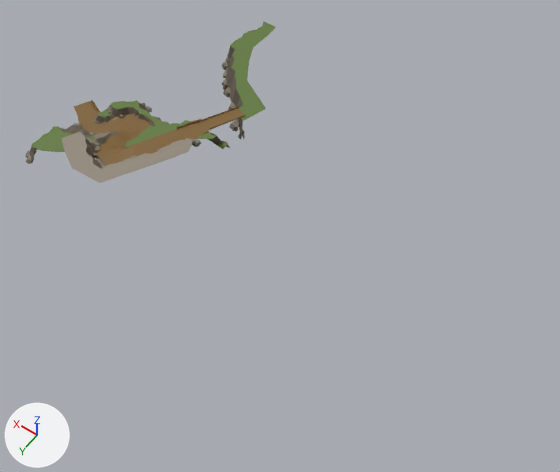
The FBX model Assets/Mountain3.fbx, before and after one commit.
One viewpoint serves both versions: a 50 mm camera at (-405.0, 350.0, 494.0) aimed at (-180.0, 36.0, 0.0). The axes (+X, +Y, +Z) are drawn at lower left. The lights are the same throughout. Where no turn or scale is listed for an object, it has been applied to the vertices.

In view in the first picture: 'Mountain1_', 'Mountain2_', 'Mountain4_', 'Mountain5_', 'Mountain6_', 'TrackA'.
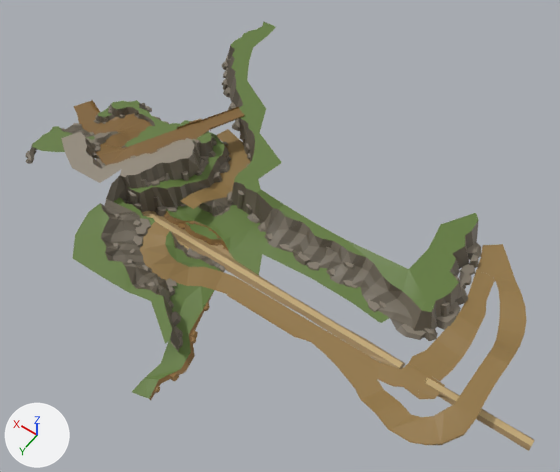
The change, as a list of edits to the scene's bpy script:
```text
Add ob_mountain12:
    ob_mountain12 = bpy.data.objects.new('Mountain12_', me_mesh_014)  # 177 vertices, 203 faces; spans x -16.2..21.4, y -12.1..10.1, z -1.4..8.1; in mat_mountain1_medieval_material (picture img_medieval_texture_png)
    ob_mountain12.location = (-113.1, 39.6, -0.7)
Add ob_mountain8:
    ob_mountain8 = bpy.data.objects.new('Mountain8_', me_mesh_008)  # 190 vertices, 213 faces; spans x -29.2..23.1, y -52.7..58.0, z -14.5..12.2; in mat_mountain1_medieval_material (picture img_medieval_texture_png)
    ob_mountain8.location = (-75.2, 36.8, 8.0)
Add ob_mountain10:
    ob_mountain10 = bpy.data.objects.new('Mountain10_', me_mesh_010)  # 161 vertices, 181 faces; spans x -56.5..-13.9, y -23.7..66.4, z -16.6..6.1; in mat_mountain1_medieval_material (picture img_medieval_texture_png)
    ob_mountain10.location = (-36.1, 33.5, 25.1)
Add ob_grass1:
    ob_grass1 = bpy.data.objects.new('Grass1_', me_mesh_015)  # 398 vertices, 483 faces; spans x -37.4..37.4, y -30.1..16.8, z -4.2..1.3; in mat_mountain1_medieval_material (picture img_medieval_texture_png)
    ob_grass1.location = (-119.9, 59.3, -0.8)
Add ob_mountain15:
    ob_mountain15 = bpy.data.objects.new('Mountain15_', me_mesh_019)  # 220 vertices, 293 faces; spans x -87.0..77.0, y -19.0..41.0, z -8.0..19.0; in mat_mountain1_medieval_material (picture img_medieval_texture_png)
    ob_mountain15.location = (-222.6, 33.1, 3.7)
Add ob_trackc:
    ob_trackc = bpy.data.objects.new('TrackC', me_mesh_020)  # 183 vertices, 254 faces; spans x -6.0..121.0, y -98.0..99.0, z -46.0..-25.0; in mat_mountain1_medieval_material (picture img_medieval_texture_png)
    ob_trackc.location = (-375.7, 33.3, 42.1)
Add ob_mountain13:
    ob_mountain13 = bpy.data.objects.new('Mountain13_', me_mesh_016)  # 67 vertices, 75 faces; spans x -24.1..20.0, y -5.9..16.7, z -13.9..7.2; in mat_mountain1_medieval_material (picture img_medieval_texture_png)
    ob_mountain13.location = (-75.3, 87.7, 8.8)
Add ob_mountain9:
    ob_mountain9 = bpy.data.objects.new('Mountain9_', me_mesh_009)  # 31 vertices, 33 faces; spans x -9.5..4.4, y -7.4..10.2, z -14.3..0.0; in mat_mountain1_medieval_material (picture img_medieval_texture_png)
    ob_mountain9.location = (-78.5, 3.5, 22.4)
Add ob_mountain7:
    ob_mountain7 = bpy.data.objects.new('Mountain7_', me_mesh_007)  # 156 vertices, 180 faces; spans x -30.6..34.8, y -55.9..37.5, z -15.3..12.2; in mat_mountain1_medieval_material (picture img_medieval_texture_png)
    ob_mountain7.location = (-119.3, -3.3, 10.4)
Add ob_mountain16:
    ob_mountain16 = bpy.data.objects.new('Mountain16', me_mesh_021)  # 184 vertices, 209 faces; spans x -27.2..22.5, y -60.8..61.6, z -9.2..9.2; in mat_mountain1_medieval_material (picture img_medieval_texture_png)
    ob_mountain16.location = (-306.2, -4.6, 5.8)
Add ob_mountain11:
    ob_mountain11 = bpy.data.objects.new('Mountain11_', me_mesh_011)  # 152 vertices, 183 faces; spans x -36.6..31.9, y -7.8..15.7, z -10.5..10.2; in mat_mountain1_medieval_material (picture img_medieval_texture_png)
    ob_mountain11.location = (-127.2, 91.0, 5.8)
Add ob_grass2:
    ob_grass2 = bpy.data.objects.new('Grass2_', me_mesh_018)  # 123 vertices, 140 faces; spans x -18.4..40.3, y -50.8..50.8, z -1.9..7.7; in mat_mountain1_medieval_material (picture img_medieval_texture_png)
    ob_grass2.location = (-177.2, 156.6, -1.8)
Add ob_rr_bed_edited:
    ob_rr_bed_edited = bpy.data.objects.new('rr_bed_edited', me_mesh_013)  # 72 vertices, 103 faces; spans x -178.0..178.0, y -15.0..9.0, z -2.0..2.0; in mat_road_dirt_g (picture img_road_dirt_g_png)
    ob_rr_bed_edited.location = (-242.1, 79.7, -2.9)
Add ob_mountain14:
    ob_mountain14 = bpy.data.objects.new('Mountain14_', me_mesh_017)  # 285 vertices, 353 faces; spans x -58.6..67.7, y -40.5..40.8, z -22.6..7.7; in mat_mountain1_medieval_material (picture img_medieval_texture_png)
    ob_mountain14.location = (-123.0, 133.2, 19.5)
Add ob_trackb:
    ob_trackb = bpy.data.objects.new('TrackB', me_mesh_012)  # 117 vertices, 161 faces; spans x -87.0..103.0, y 50.0..216.0, z -46.0..-26.0; in mat_mountain1_medieval_material (picture img_medieval_texture_png)
    ob_trackb.location = (-167.7, -89.6, 42.1)
```

Location of each change, [x1, y1, x2, y2] in pixels of the pictures (560 x 472 px):
'TrackC', added (brown)
    after: [311, 244, 527, 445]
'Mountain15_', added
    after: [229, 189, 426, 323]
'Mountain14_', added
    after: [73, 199, 183, 352]
'Mountain16', added
    after: [390, 213, 481, 341]
'TrackB', added (brown)
    after: [140, 129, 321, 342]
'rr_bed_edited', added (brown)
    after: [142, 211, 535, 451]
'Grass2_', added (green)
    after: [132, 283, 214, 400]
'Mountain8_', added (brown)
    after: [115, 147, 231, 217]
'Mountain7_', added (green)
    after: [226, 109, 282, 215]
'Mountain10_', added
    after: [106, 142, 209, 202]
'Grass1_', added (green)
    after: [164, 205, 253, 252]
'Mountain11_', added (green)
    after: [165, 231, 225, 272]
'Mountain12_', added
    after: [197, 197, 230, 217]
'Mountain9_', added
    after: [200, 138, 216, 161]
'Mountain13_', added
    after: [114, 198, 155, 225]
